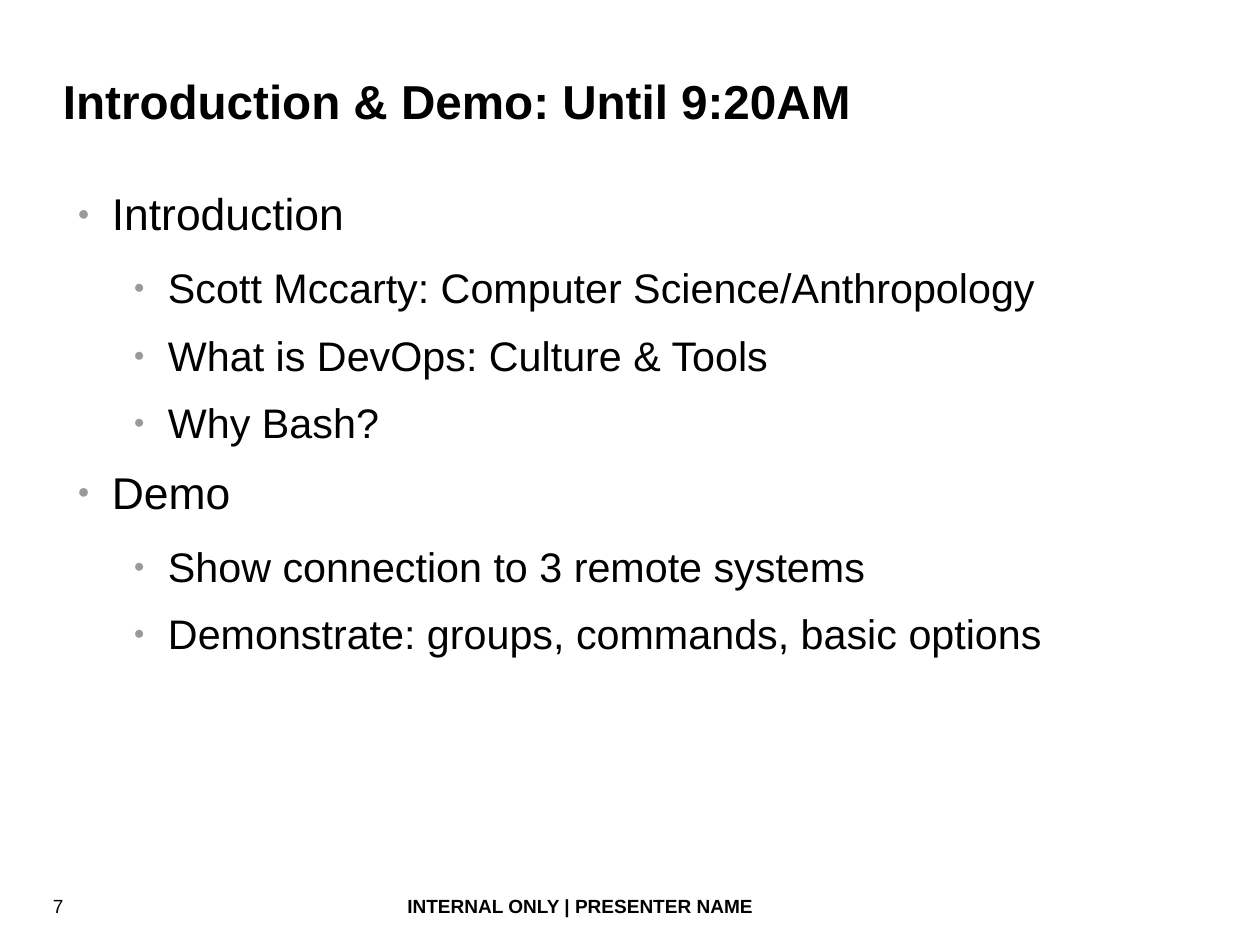
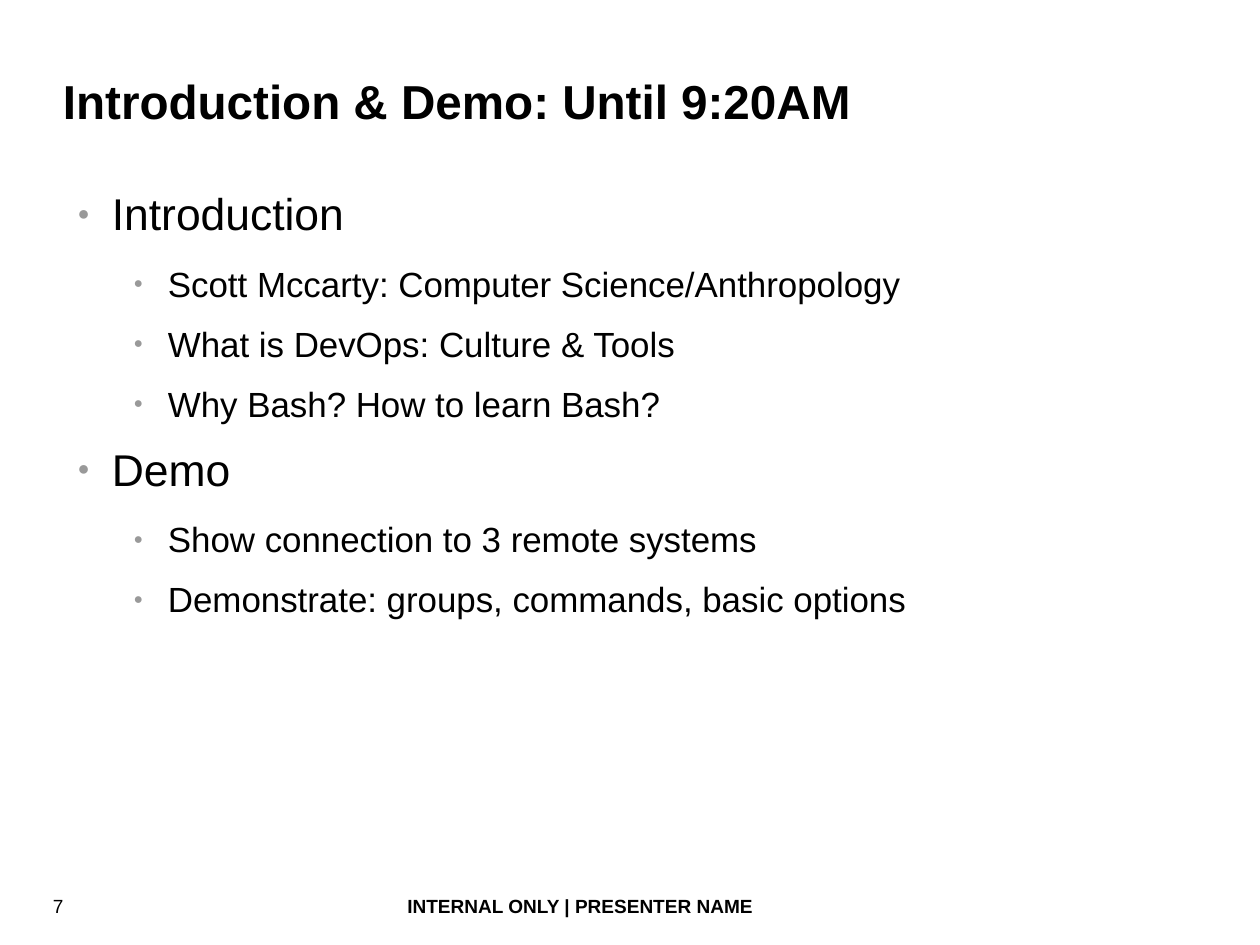
Before and after one commit to fatherlinux/shiva, a slide deck: slide 7 of bash_devops.odp. Drawn at 1260x945 pixels with LibreOffice and Linux fonts; fonts in the diff are those of the drawing; background and template pictures are left out. Boxes give left, top, right and bottom in pixels: in the first picture for what was removed or moved away, otherwise in the second. Text is boxed around its words. In the diff, an @@ line names an element or a change of style, - is before the commit and + after.

```diff
--- a/bash_devops.odp
+++ b/bash_devops.odp
@@ text at (168, 271, 905, 619): size 26 to 22 pt in "Scott Mccarty: Computer Science/Anthropology", "What is DevOps: Culture & Tools", "Show connection to 3 remote systems", "Demonstrate: groups, commands, basic options" @@
@@ text at (168, 391, 660, 424): text changed; size 26 to 22 pt @@
-  ● Why Bash?
+  ● Why Bash? How to learn Bash?
```
Also in this commit, not shown: 3 other slides changed, 14 slides added, 1 slide removed.
